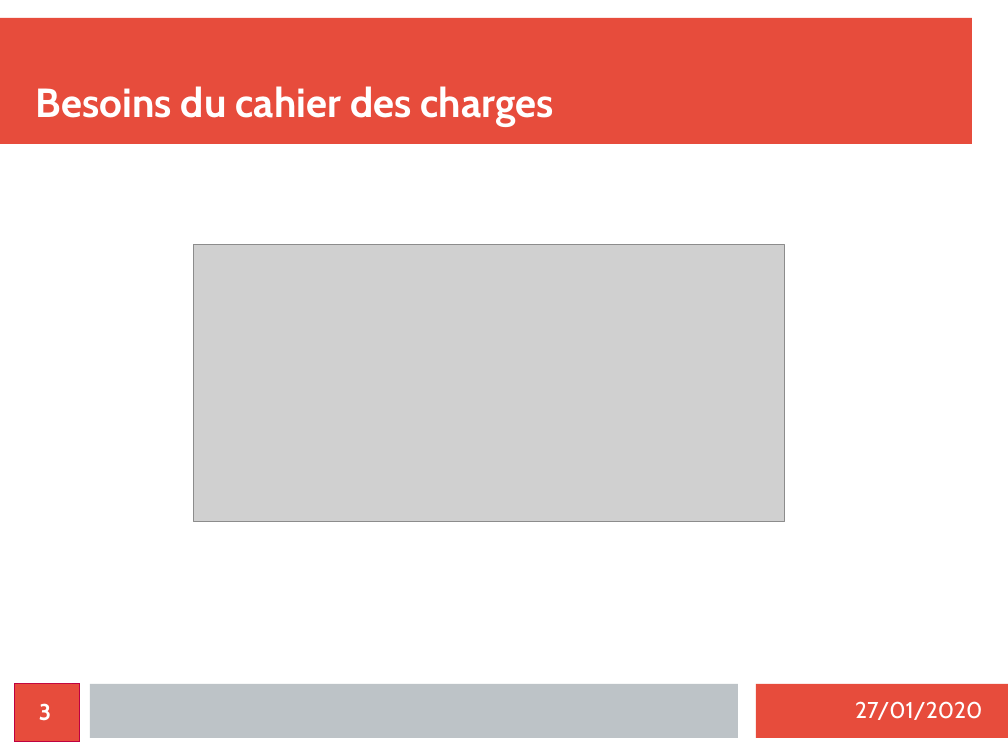
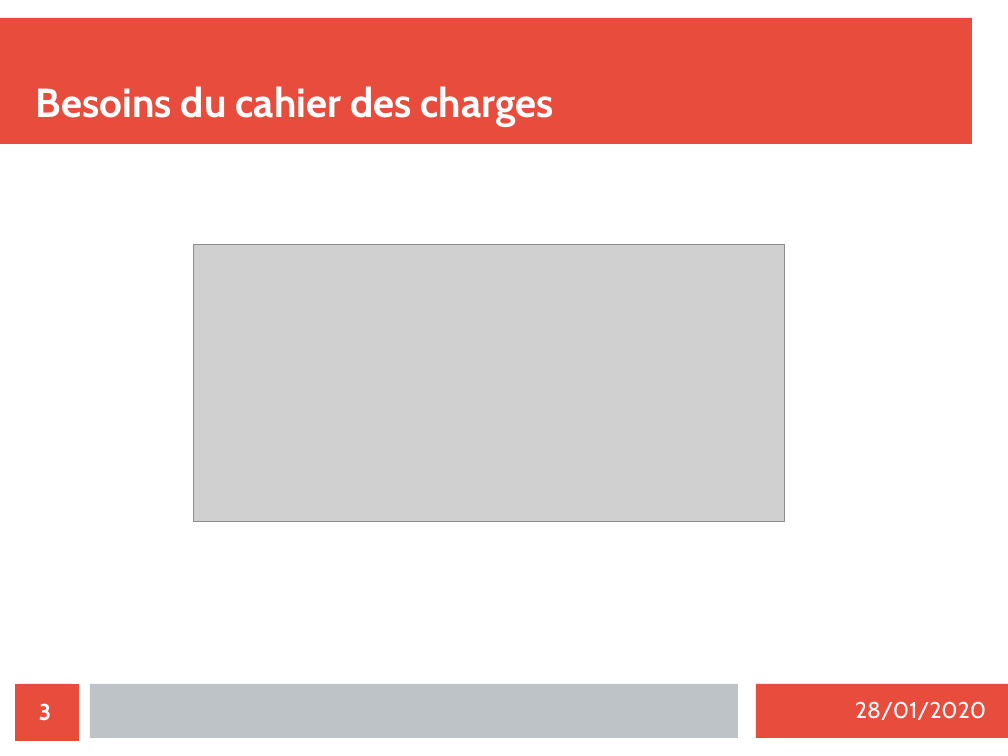
Before and after one commit to MezeretteBrice/Projet_Ronde, a slide deck: slide 3 of SOUTENANCE/Revue1/Brice.odp. Drawn at 1008x756 pixels with LibreOffice and Linux fonts; fonts in the diff are those of the drawing; grey boxes stand for pictures. Boxes give left, top, right and bottom in pixels: in the first picture for what was removed or moved away, otherwise in the second. Text is boxed around its words. In the diff, an @@ line names an element or a change of style, - is before the commit and + after.

```diff
--- a/SOUTENANCE/Revue1/Brice.odp
+++ b/SOUTENANCE/Revue1/Brice.odp
@@ page number at (x1=15, y1=684, x2=80, y2=742): outline #BF0041 0 pt to #FFFFFF 0 pt @@
@@ text at (x1=855, y1=701, x2=986, y2=720): text changed @@
-27/01/2020
+28/01/2020
```
Also in this commit, not shown: 9 other slides changed, 3 other files.
